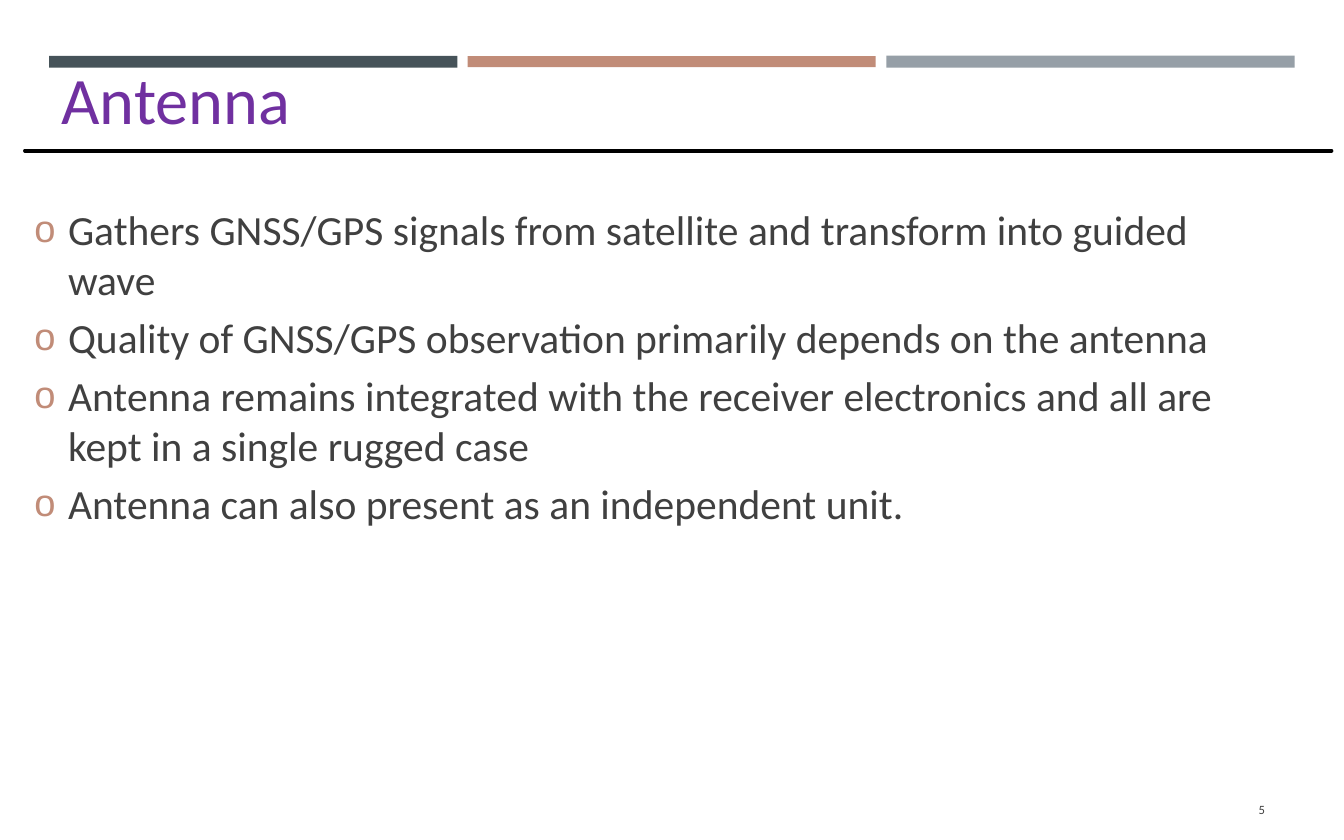
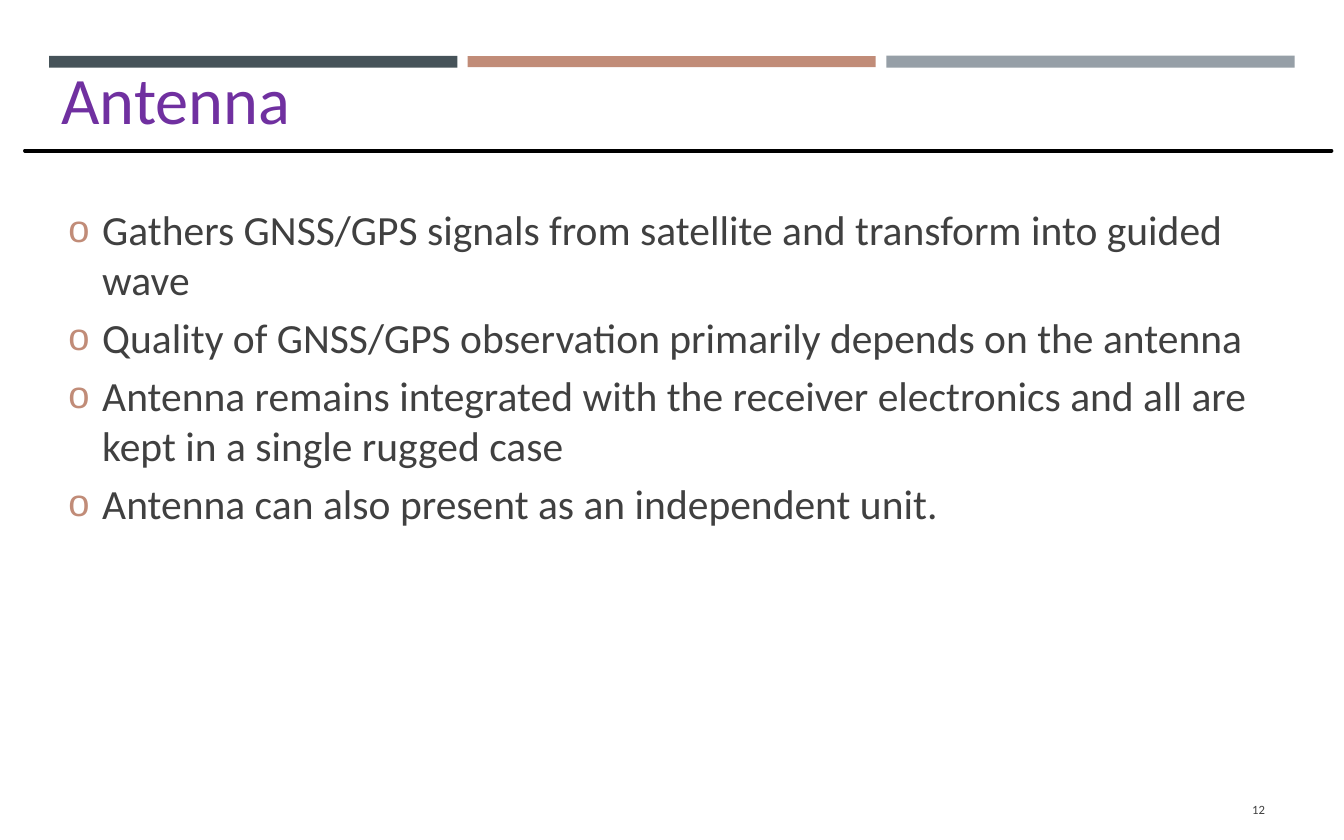
Before and after one commit to gisynw/Field_Techniques, a slide deck: slide 12 of docs/Lectures/Week06/Lecture05_GEOG3319_Receivers.pptx (slide 5 before the commit). Drawn at 1344x840 pixels with LibreOffice and Linux fonts; fonts in the diff are those of the drawing. Boxes give left, top, right and bottom in pixels: in the first picture for what was removed or moved away, otherwise in the second. Text is boxed around its words. In the diff, an @@ line names an element or a change of style, - is before the commit and + after.

```diff
--- a/docs/Lectures/Week06/Lecture05_GEOG3319_Receivers.pptx
+++ b/docs/Lectures/Week06/Lecture05_GEOG3319_Receivers.pptx
@@ text "Gathers GNSS/GPS signals from satellite ...": place and size @@
-text "Gathers GNSS/GPS signals from satellite ..." at box(68, 216, 1211, 526)
+text "Gathers GNSS/GPS signals from satellite ..." at box(102, 216, 1246, 526)
@@ page number at box(1252, 806, 1265, 814): text changed @@
-5
+12
```
Also in this commit, not shown: 10 other slides changed, 3 slides added, 1 slide removed.
